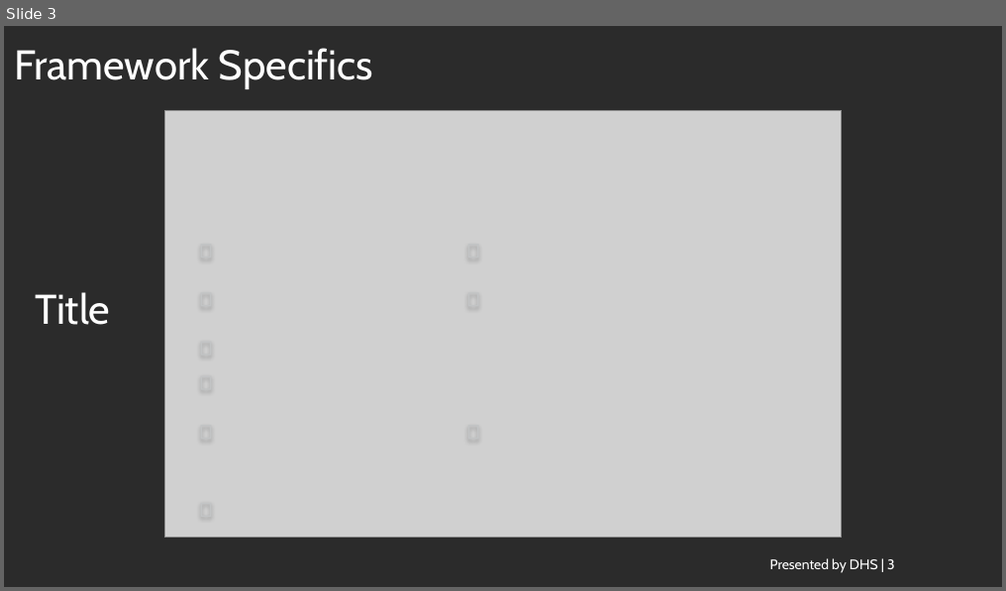
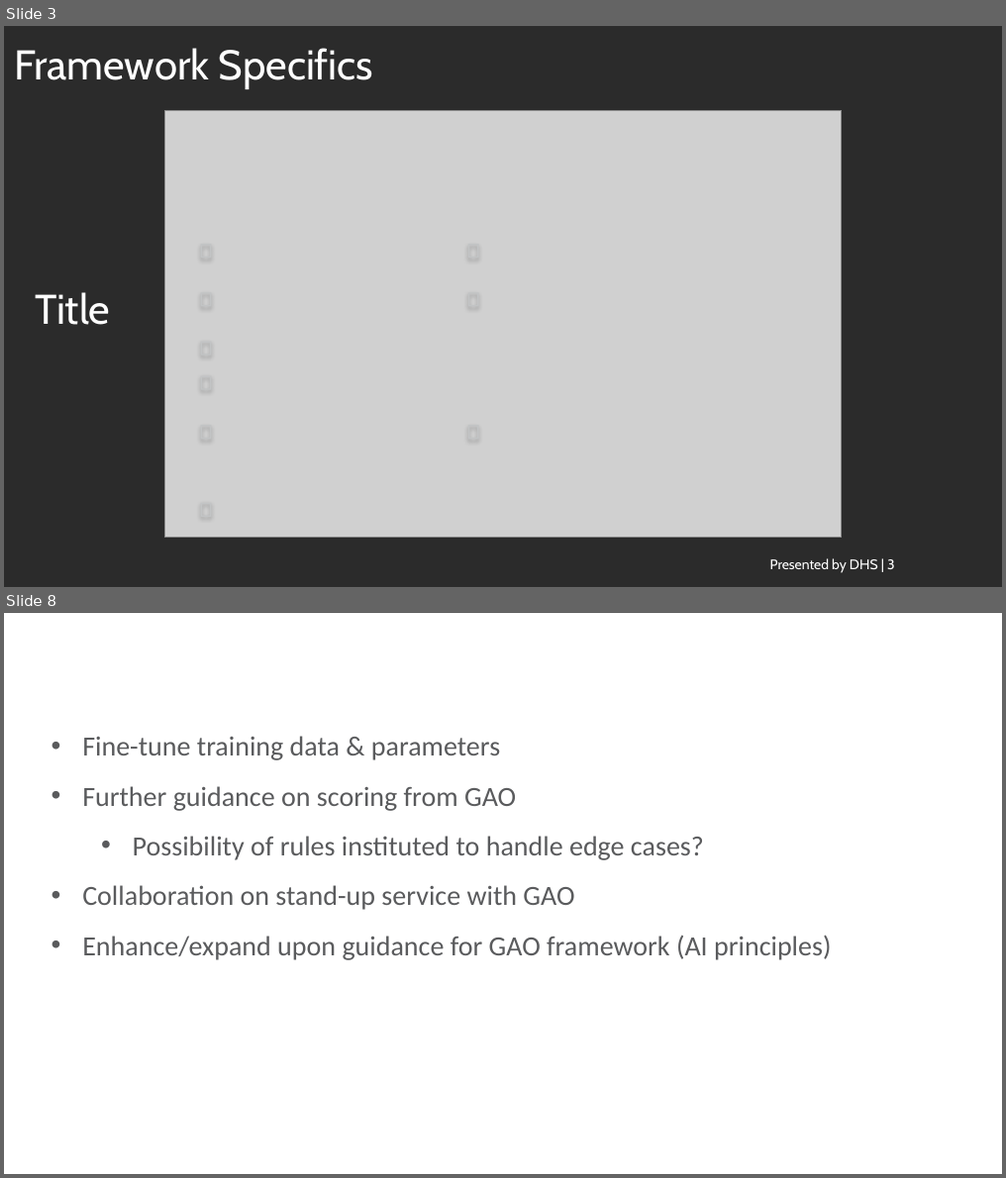
Before and after one commit to ethanmoscot/gao-ai, a slide deck: doc/gao_ai_proposal.pptx. Shown one above the other, each under a label of ours: slide 3 before the commit, slides 3 and 8 after it; the slides between them are not shown. The pictures are 1006x591 and 1006x1178 pixels, drawn with LibreOffice and Linux fonts; fonts in the diff are those of the drawing; grey boxes stand for pictures; background and template pictures are left out; a plain dark background stands for a picture behind light text. Boxes give left, top, right and bottom in pixels: in the first picture for what was removed or moved away, otherwise in the second. Text is boxed around its words. In the diff, an @@ line names an element or a change of style, - is before the commit and + after.

```diff
--- a/doc/gao_ai_proposal.pptx
+++ b/doc/gao_ai_proposal.pptx
@@ slide 8 added at [4,613,1002,1174], background picture (left out); not listed: 1 template element that a slide beside it also shows @@
@@ title added at [4,616,1001,686], 30 pt, text #FFFFFF @@
+Going Forward
@@ text added at [82,736,831,960], 20 pt, text #5A5B5D @@
+• Fine-tune training data & parameters
+• Further guidance on scoring from GAO
+  • Possibility of rules instituted to handle edge cases?
+• Collaboration on stand-up service with GAO
+• Enhance/expand upon guidance for GAO framework (AI principles)
@@ text added at [744,1137,905,1166], 10 pt, text #FFFFFF @@
+Presented by DHS | 8
```
Also in this commit, not shown: 3 slides changed, 3 other slides added, 4 slides removed.
